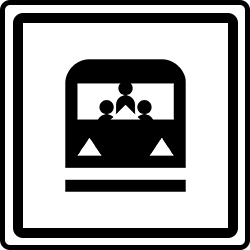
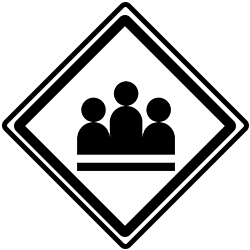
Revision of a layered 250 × 250 image; what changed, layer by layer:
added group "Workspaces" with 2 layers above "Solutions" over [2, 2, 249, 249]
added layer "Rounded Rectangle 2" (1st of 2, in "Workspaces") in group "Workspaces" over [14, 15, 236, 237]
added layer "Rounded Rectangle 1" (1st of 2, in "Workspaces") in group "Workspaces" over [2, 2, 249, 249]
hid group "Solutions" (2 layers) over [0, 0, 250, 250]
hid group "Offerings" (1st of 2) (9 layers) over [53, 44, 198, 207]
hid group "Industries" (1st of 2) (19 layers) over [32, 33, 213, 220]
hid "dxc_icon_teamwork_blk_rgb_300ppi" over [97, 81, 154, 133]
showed group "Specials" (12 layers) over [53, 53, 200, 205]
added layer "team2" in group "Specials" over [77, 81, 175, 171]
hid "Background" over [0, 0, 250, 250]
